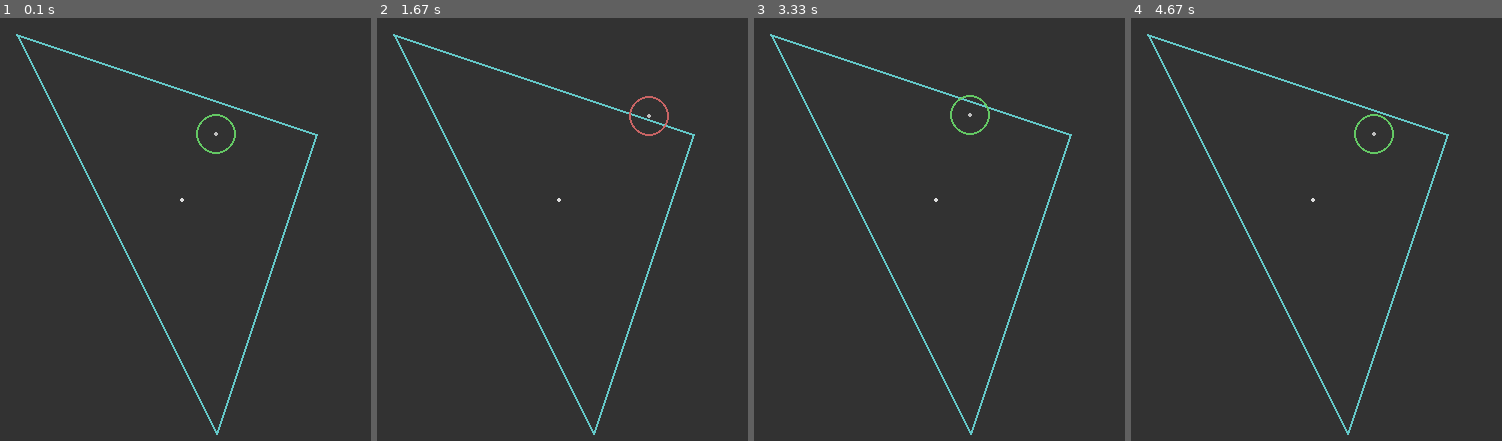
Above: before the commit, frames 1-4 (left to right).
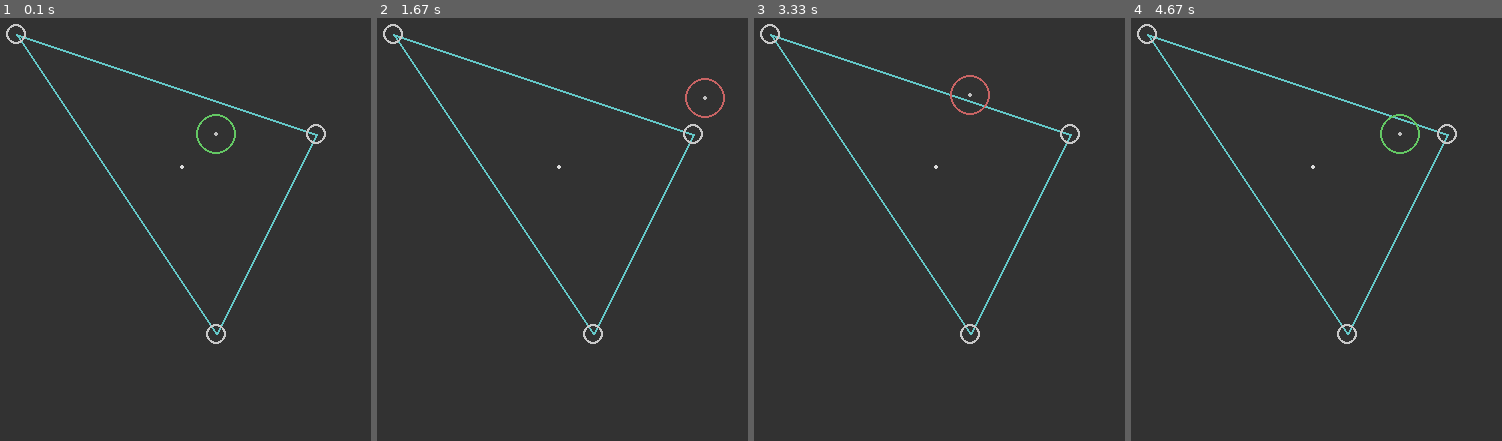
Above: after the commit, the same moments.

Repository: GuilhermeSilvaCarpi/pyGame-ensaios
Game: pygame game, started from 5 Triangles/main.py
Same seed, same stepped clock (60 frames per second), same inputs: the game is played once before the commit and once after it.
Inputs:
- Up to frame 1 (0.1 s): no input
- Up to frame 2 (1.67 s): hold Right 0.33-0.8 s; hold Up 0.83-1.13 s; hold Right 1.17-1.63 s
- Up to frame 3 (3.33 s): hold Left 1.67-2.2 s; hold Down 2.23-2.53 s; hold Left 2.57-2.97 s; hold Up from 3 s (still down)
- Up to frame 4 (4.67 s): release Up at 3.37 s; hold Right 3.4-4.03 s; hold Down 4.07-4.43 s; hold Left from 4.47 s (still down)

The runs differ from the first frame. In frame 1, 1.7% of the frame differs, in the area x 1-88%, y 1-99%; in frame 2, 2.0%, in the area x 1-94%, y 1-99%; in frame 3, 2.0%; in frame 4, 2.0%.

Commit message:
Algumas alterações

Diff:
--- a/1 pyGame uniday studio/main.py
+++ b/1 pyGame uniday studio/main.py
@@ -22,7 +22,9 @@
 objGroup = pygame.sprite.Group()
 
 player = Blob(objGroup)
-bixin = Bixin(objGroup)
+bixins = [Bixin(objGroup), Bixin(objGroup)]
+bixins[0].rect.y += 120
+bixins[0].rect.x += 200
 
 
 # game loop
--- a/5 Triangles/main.py
+++ b/5 Triangles/main.py
@@ -11,7 +11,7 @@
 gameLoop = True
 
 # Initializing objects
-tri = Triangle([[100, 100], [400, 200], [300, 500]])
+tri = Triangle([[100, 100], [400, 200], [300, 400]])
 tri.color = [100, 200, 200]
 
 point = [300, 200]
@@ -74,6 +74,6 @@
         else:
             down = False
     # Loop methods
-    clock.tick(60)
+    clock.tick(200)
     update()
     render()
--- a/5 Triangles/triangle.py
+++ b/5 Triangles/triangle.py
@@ -1,5 +1,5 @@
 import pygame
-from math import dist, sqrt
+from math import dist
 
 
 class Triangle:
@@ -72,12 +72,16 @@
 
         # Area. Using Heron´s formula
         # S = √(p*(p-a)*(p-b)*(p-c))
-        self.area = 1
+        self.area = 1.0
         p = perimeter / 2  # Semi perimeter
 
         for line in self.lines:
             self.area *= (p - line)
-        self.area = sqrt(p * self.area)
+        self.area = (p * self.area) ** 0.5
+
+        # if area is a "complex" data, convert to float
+        if type(self.area) == complex:
+            self.area = self.area.real
 
     # Loop
     def update(self):
@@ -92,5 +96,5 @@
         pygame.draw.polygon(display, self.color, self.points, 2)  # Triangle
         pygame.draw.circle(display, [220, 220, 220], self.pos, 2)  # Medium point
 
-        '''for point in self.points:
-            pygame.draw.circle(display, [200, 200, 200], point, 10, 2)'''
+        for point in self.points:
+            pygame.draw.circle(display, [200, 200, 200], point, 10, 2)
